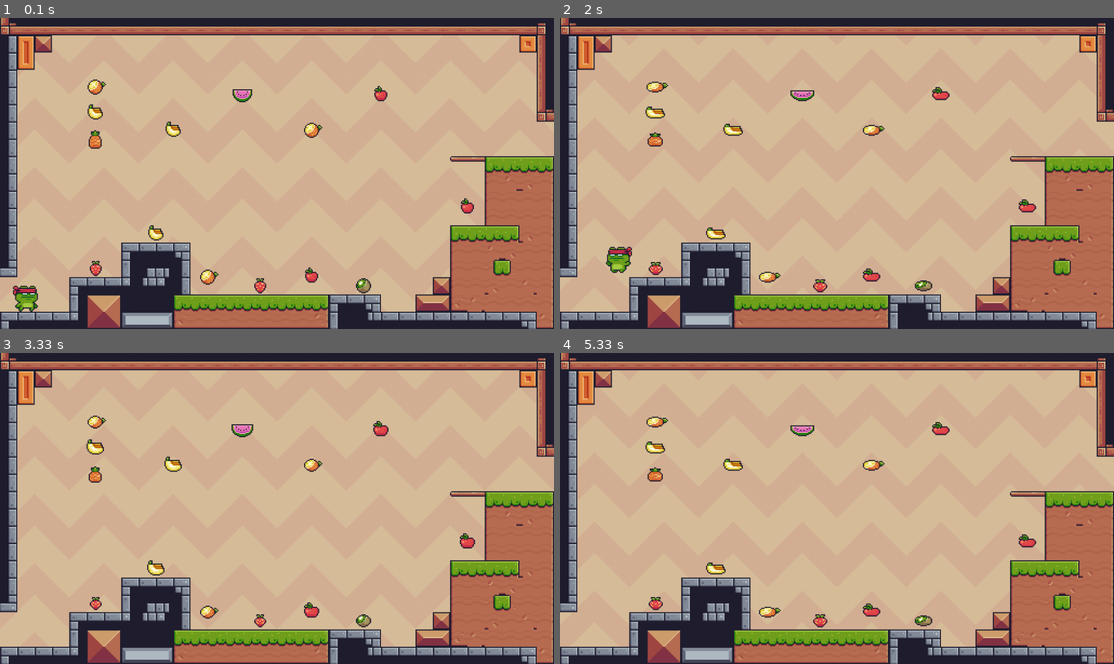
Above: before the commit, frames 1-4 (two rows, left to right).
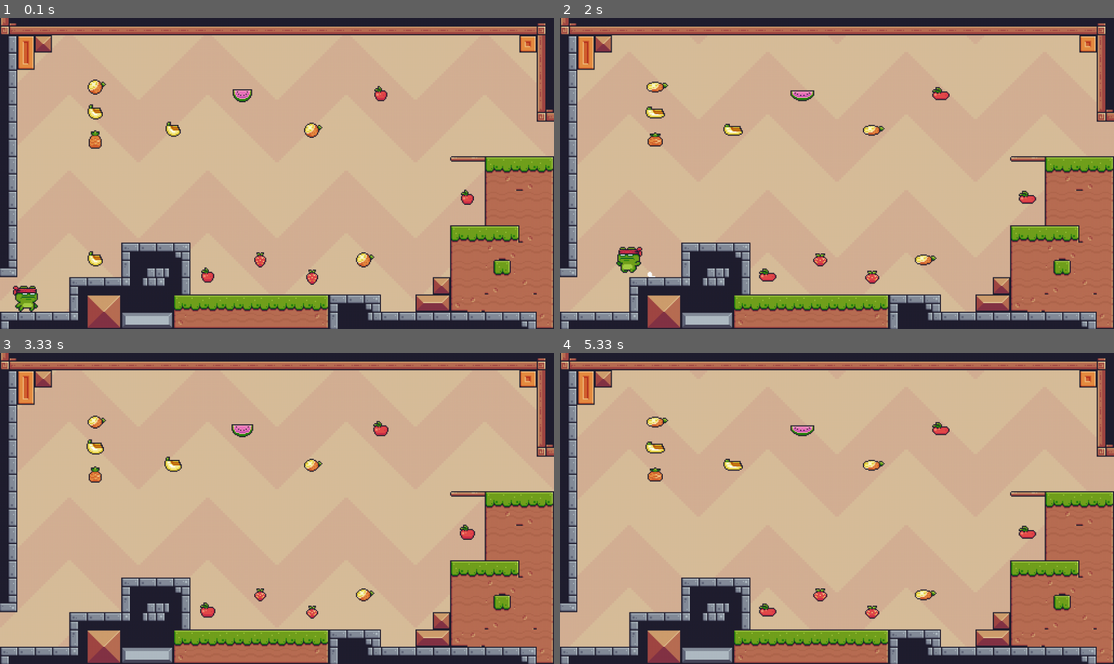
Above: after the commit, the same moments.

Repository: Tung-hehe/pixel-adventure-pygame
Game: pygame game, started from main.py
The game is run twice, just before and just after one commit, with the same random seed, the same clock (stepped at 60 frames per second) and the same inputs.
Inputs:
- Up to frame 1 (0.1 s): no input
- Up to frame 2 (2 s): hold D 0.33-0.8 s; hold W 0.83-1.13 s; hold D 1.17-1.63 s; hold A from 1.67 s (still down)
- Up to frame 3 (3.33 s): release A at 2.2 s; hold A 2.23-2.63 s; hold W 2.67-3.03 s; hold D from 3.07 s (still down)
- Up to frame 4 (5.33 s): release D at 3.7 s

The runs differ from the first frame. In frame 1, 1.0% of the frame differs, in the area x 15-86%, y 55-89%; in frame 2, 1.4%, in the area x 8-86%, y 55-89%; in frame 3, 0.9%; in frame 4, 1.0%.

Commit message:
Add character effect and fruit effect

Diff:
--- a/Data/Backgrounds.json
+++ b/Data/Backgrounds.json
@@ -2,9 +2,9 @@
     "image": {
         "width": 64,
         "height": 64,
-        "scale": 2
+        "scale": 4
     },
     "setting": {
-        "scrollSpeed": 0.02
+        "scrollSpeed": 0.01
     }
 }
--- a/Data/Characters/Common.json
+++ b/Data/Characters/Common.json
@@ -7,7 +7,7 @@
         }
     },
     "settings": {
-        "runSpeed": 5,
+        "runSpeed": 4,
         "gravity": 0.8,
         "wallFriction": 0.7,
         "jumpSpeed": -12,
@@ -17,6 +17,9 @@
         "limitJumpOnAir": 1,
         "jumpOnAirSpeed": [-10],
         "jumpOffWall": -10,
-        "bounceOffWall": 32
+        "bounceOffWall": 32,
+
+        "spawnRunDustFrames": [5, 11],
+        "spawnClingWallDustFrames": [0]
     }
 }
--- /dev/null
+++ b/Data/Effects.json
@@ -0,0 +1,46 @@
+{
+    "Jump": {
+        "animation": {
+            "path": "Assets/Image/Effect/Dust/Jump.png",
+            "width": 34,
+            "height": 32,
+            "scale": 1
+        },
+        "setting": {
+            "animationSpeed": 0.4
+        }
+    },
+    "Land": {
+        "animation": {
+            "path": "Assets/Image/Effect/Dust/Land.png",
+            "width": 104,
+            "height": 40,
+            "scale": 1
+        },
+        "setting": {
+            "animationSpeed": 0.4
+        }
+    },
+    "Run": {
+        "animation": {
+            "path": "Assets/Image/Effect/Dust/Run.png",
+            "width": 14,
+            "height": 10,
+            "scale": 1
+        },
+        "setting": {
+            "animationSpeed": 0.2
+        }
+    },
+    "CollectFruit": {
+        "animation": {
+            "path": "Assets/Image/Effect/Collected.png",
+            "width": 64,
+            "height": 64,
+            "scale": 1
+        },
+        "setting": {
+            "animationSpeed": 0.25
+        }
+    }
+}
--- a/Data/Items/Fruit.json
+++ b/Data/Items/Fruit.json
@@ -3,5 +3,5 @@
     "height": 64,
     "scale": 1,
     "animationSpeed": 0.25,
-    "hitbox": [32, 32]
+    "hitbox": [28, 28]
 }
--- a/Data/Maps/Map_01/Map_01_Fruit.csv
+++ b/Data/Maps/Map_01/Map_01_Fruit.csv
@@ -20,17 +20,17 @@
 -1,-1,-1,-1,-1,-1,-1,-1,-1,-1,-1,-1,-1,-1,-1,-1,-1,-1,-1,-1,-1,-1,-1,-1,-1,-1,-1,-1,-1,-1,-1,-1,-1,-1,-1,-1,-1,-1,-1,-1,-1,-1,-1,-1,-1,-1,-1,-1,-1,-1,-1,-1,-1,-1,-1,-1,-1,-1,-1,-1,-1,-1,-1,-1
 -1,-1,-1,-1,-1,-1,-1,-1,-1,-1,-1,-1,-1,-1,-1,-1,-1,-1,-1,-1,-1,-1,-1,-1,-1,-1,-1,-1,-1,-1,-1,-1,-1,-1,-1,-1,-1,-1,-1,-1,-1,-1,-1,-1,-1,-1,-1,-1,-1,-1,-1,-1,-1,-1,-1,-1,-1,-1,-1,-1,-1,-1,-1,-1
 -1,-1,-1,-1,-1,-1,-1,-1,-1,-1,-1,-1,-1,-1,-1,-1,-1,-1,-1,-1,-1,-1,-1,-1,-1,-1,-1,-1,-1,-1,-1,-1,-1,-1,-1,-1,-1,-1,-1,-1,-1,-1,-1,-1,-1,-1,-1,-1,-1,-1,-1,-1,-1,-1,-1,-1,-1,-1,-1,-1,-1,-1,-1,-1
--1,-1,-1,-1,-1,-1,-1,-1,-1,-1,-1,-1,-1,-1,-1,-1,-1,-1,-1,-1,-1,-1,-1,-1,-1,-1,-1,-1,-1,-1,-1,-1,-1,-1,-1,-1,-1,-1,-1,-1,-1,-1,-1,-1,-1,-1,-1,-1,-1,-1,-1,-1,-1,-1,-1,-1,-1,-1,-1,-1,-1,-1,-1,-1
 -1,-1,-1,-1,-1,-1,-1,-1,-1,-1,-1,-1,-1,-1,-1,-1,-1,-1,-1,-1,-1,-1,-1,-1,-1,-1,-1,-1,-1,-1,-1,-1,-1,-1,-1,-1,-1,-1,-1,-1,-1,-1,-1,-1,-1,-1,-1,-1,-1,-1,-1,-1,0,-1,-1,-1,-1,-1,-1,-1,-1,-1,-1,-1
 -1,-1,-1,-1,-1,-1,-1,-1,-1,-1,-1,-1,-1,-1,-1,-1,-1,-1,-1,-1,-1,-1,-1,-1,-1,-1,-1,-1,-1,-1,-1,-1,-1,-1,-1,-1,-1,-1,-1,-1,-1,-1,-1,-1,-1,-1,-1,-1,-1,-1,-1,-1,-1,-1,-1,-1,-1,-1,-1,-1,-1,-1,-1,-1
 -1,-1,-1,-1,-1,-1,-1,-1,-1,-1,-1,-1,-1,-1,-1,-1,-1,-1,-1,-1,-1,-1,-1,-1,-1,-1,-1,-1,-1,-1,-1,-1,-1,-1,-1,-1,-1,-1,-1,-1,-1,-1,-1,-1,-1,-1,-1,-1,-1,-1,-1,-1,-1,-1,-1,-1,-1,-1,-1,-1,-1,-1,-1,-1
--1,-1,-1,-1,-1,-1,-1,-1,-1,-1,-1,-1,-1,-1,-1,-1,0,-1,-1,-1,-1,-1,-1,-1,-1,-1,-1,-1,-1,-1,-1,-1,-1,-1,-1,-1,-1,-1,-1,-1,-1,-1,-1,-1,-1,-1,-1,-1,-1,-1,-1,-1,-1,-1,-1,-1,-1,-1,-1,-1,-1,-1,-1,-1
 -1,-1,-1,-1,-1,-1,-1,-1,-1,-1,-1,-1,-1,-1,-1,-1,-1,-1,-1,-1,-1,-1,-1,-1,-1,-1,-1,-1,-1,-1,-1,-1,-1,-1,-1,-1,-1,-1,-1,-1,-1,-1,-1,-1,-1,-1,-1,-1,-1,-1,-1,-1,-1,-1,-1,-1,-1,-1,-1,-1,-1,-1,-1,-1
 -1,-1,-1,-1,-1,-1,-1,-1,-1,-1,-1,-1,-1,-1,-1,-1,-1,-1,-1,-1,-1,-1,-1,-1,-1,-1,-1,-1,-1,-1,-1,-1,-1,-1,-1,-1,-1,-1,-1,-1,-1,-1,-1,-1,-1,-1,-1,-1,-1,-1,-1,-1,-1,-1,-1,-1,-1,-1,-1,-1,-1,-1,-1,-1
 -1,-1,-1,-1,-1,-1,-1,-1,-1,-1,-1,-1,-1,-1,-1,-1,-1,-1,-1,-1,-1,-1,-1,-1,-1,-1,-1,-1,-1,-1,-1,-1,-1,-1,-1,-1,-1,-1,-1,-1,-1,-1,-1,-1,-1,-1,-1,-1,-1,-1,-1,-1,-1,-1,-1,-1,-1,-1,-1,-1,-1,-1,-1,-1
--1,-1,-1,-1,-1,-1,-1,-1,-1,0,-1,-1,-1,-1,-1,-1,-1,-1,-1,-1,-1,-1,-1,-1,-1,-1,-1,-1,-1,-1,-1,-1,-1,-1,-1,-1,-1,-1,-1,-1,-1,-1,-1,-1,-1,-1,-1,-1,-1,-1,-1,-1,-1,-1,-1,-1,-1,-1,-1,-1,-1,-1,-1,-1
+-1,-1,-1,-1,-1,-1,-1,-1,-1,-1,-1,-1,-1,-1,-1,-1,-1,-1,-1,-1,-1,-1,-1,-1,-1,-1,-1,-1,-1,-1,-1,-1,-1,-1,-1,-1,-1,-1,-1,-1,-1,-1,-1,-1,-1,-1,-1,-1,-1,-1,-1,-1,-1,-1,-1,-1,-1,-1,-1,-1,-1,-1,-1,-1
+-1,-1,-1,-1,-1,-1,-1,-1,-1,0,-1,-1,-1,-1,-1,-1,-1,-1,-1,-1,-1,-1,-1,-1,-1,-1,-1,-1,0,-1,-1,-1,-1,-1,-1,-1,-1,-1,-1,-1,0,-1,-1,-1,-1,-1,-1,-1,-1,-1,-1,-1,-1,-1,-1,-1,-1,-1,-1,-1,-1,-1,-1,-1
+-1,-1,-1,-1,-1,-1,-1,-1,-1,-1,-1,-1,-1,-1,-1,-1,-1,-1,-1,-1,-1,-1,-1,-1,-1,-1,-1,-1,-1,-1,-1,-1,-1,-1,-1,-1,-1,-1,-1,-1,-1,-1,-1,-1,-1,-1,-1,-1,-1,-1,-1,-1,-1,-1,-1,-1,-1,-1,-1,-1,-1,-1,-1,-1
 -1,-1,-1,-1,-1,-1,-1,-1,-1,-1,-1,-1,-1,-1,-1,-1,-1,-1,-1,-1,-1,-1,0,-1,-1,-1,-1,-1,-1,-1,-1,-1,-1,-1,0,-1,-1,-1,-1,-1,-1,-1,-1,-1,-1,-1,-1,-1,-1,-1,-1,-1,-1,-1,-1,-1,-1,-1,-1,-1,-1,-1,-1,-1
--1,-1,-1,-1,-1,-1,-1,-1,-1,-1,-1,-1,-1,-1,-1,-1,-1,-1,-1,-1,-1,-1,-1,-1,-1,-1,-1,-1,0,-1,-1,-1,-1,-1,-1,-1,-1,-1,-1,-1,0,-1,-1,-1,-1,-1,-1,-1,-1,-1,-1,-1,-1,-1,-1,-1,-1,-1,-1,-1,-1,-1,-1,-1
 -1,-1,-1,-1,-1,-1,-1,-1,-1,-1,-1,-1,-1,-1,-1,-1,-1,-1,-1,-1,-1,-1,-1,-1,-1,-1,-1,-1,-1,-1,-1,-1,-1,-1,-1,-1,-1,-1,-1,-1,-1,-1,-1,-1,-1,-1,-1,-1,-1,-1,-1,-1,-1,-1,-1,-1,-1,-1,-1,-1,-1,-1,-1,-1
 -1,-1,-1,-1,-1,-1,-1,-1,-1,-1,-1,-1,-1,-1,-1,-1,-1,-1,-1,-1,-1,-1,-1,-1,-1,-1,-1,-1,-1,-1,-1,-1,-1,-1,-1,-1,-1,-1,-1,-1,-1,-1,-1,-1,-1,-1,-1,-1,-1,-1,-1,-1,-1,-1,-1,-1,-1,-1,-1,-1,-1,-1,-1,-1
 -1,-1,-1,-1,-1,-1,-1,-1,-1,-1,-1,-1,-1,-1,-1,-1,-1,-1,-1,-1,-1,-1,-1,-1,-1,-1,-1,-1,-1,-1,-1,-1,-1,-1,-1,-1,-1,-1,-1,-1,-1,-1,-1,-1,-1,-1,-1,-1,-1,-1,-1,-1,-1,-1,-1,-1,-1,-1,-1,-1,-1,-1,-1,-1
+-1,-1,-1,-1,-1,-1,-1,-1,-1,-1,-1,-1,-1,-1,-1,-1,-1,-1,-1,-1,-1,-1,-1,-1,-1,-1,-1,-1,-1,-1,-1,-1,-1,-1,-1,-1,-1,-1,-1,-1,-1,-1,-1,-1,-1,-1,-1,-1,-1,-1,-1,-1,-1,-1,-1,-1,-1,-1,-1,-1,-1,-1,-1,-1
--- a/Source/GameObjects/character.py
+++ b/Source/GameObjects/character.py
@@ -1,16 +1,26 @@
 import pygame
 
-from Source.Utils import CharacterData
+from .effect import Effect
+from Source.Utils import (
+    CharacterData,
+    EffectData
+)
 from Source.enums import (
     CharacterStatus,
     CharacterFacing,
     CharacterRelativePosition,
+    EffectName,
 )
 
 
 class Character(pygame.sprite.Sprite):
 
-    def __init__(self, position: tuple, startState: dict, data: CharacterData) -> None:
+    def __init__(self,
+            position: tuple,
+            startState: dict,
+            data: CharacterData,
+            effectsData: dict[EffectName: EffectData]
+        ) -> None:
         super().__init__()
         self.data = data
         # Player status
@@ -19,6 +29,8 @@
         self.facing = CharacterFacing[startState["facing"]]
         self.relativePosition = CharacterRelativePosition[startState["relativePosition"]]
         self.trackingPosition = position
+        self.effectsData = effectsData
+        self.effects = pygame.sprite.Group()
         # Player image
         self.frameIndex = 0
         self.image = self.data.animations[self.status][self.frameIndex]
@@ -51,6 +63,8 @@
     def jump(self) -> None:
         if self.relativePosition == CharacterRelativePosition.OnAir:
             if self.status == CharacterStatus.Fall and self.jumpOnAirCount < self.data.limitJumpOnAir:
+                if self.status != CharacterStatus.JumpOnAir:
+                    self.effects.add(Effect(self.rect.midbottom, self.effectsData[EffectName.Jump]))
                 self.status = CharacterStatus.JumpOnAir
                 self.velocity.y = self.data.jumpOnAirSpeed[self.jumpOnAirCount]
                 self.jumpOnAirCount += 1
@@ -59,11 +73,23 @@
                 if self.facing == CharacterFacing.Left:
                     self.facing = CharacterFacing.Right
                     self.velocity.x = self.data.bounceOffWall
+                    relativePosition = 'midleft'
+                    rotation = -90
                 else:
                     self.facing = CharacterFacing.Left
                     self.velocity.x = - self.data.bounceOffWall
+                    relativePosition = 'midright'
+                    rotation = 90
+                self.effects.add(Effect(
+                    position=getattr(self.hitbox, relativePosition),
+                    effectData=self.effectsData[EffectName.Jump],
+                    relativePosition=relativePosition,
+                    rotation=rotation
+                ))
                 self.velocity.y = self.data.jumpOffWall
             else:
+                if self.status != CharacterStatus.Jump:
+                    self.effects.add(Effect(self.rect.midbottom, self.effectsData[EffectName.Jump]))
                 self.velocity.y = self.data.jumpSpeed
         return None
 
@@ -76,13 +102,46 @@
                 self.status = CharacterStatus.Fall
             elif self.relativePosition == CharacterRelativePosition.OnWall:
                 self.status = CharacterStatus.ClingWall
+                if self.frameIndex in self.data.spawnClingWallDustFrames:
+                    if self.facing == CharacterFacing.Left:
+                        relativePosition = 'topleft'
+                        rotation = -90
+                    else:
+                        relativePosition = 'topright'
+                        rotation = 90
+                    self.effects.add(Effect(
+                        getattr(self.hitbox, relativePosition),
+                        self.effectsData[EffectName.Run],
+                        relativePosition=relativePosition,
+                        rotation=rotation
+                    ))
         else:
             if self.velocity.x != 0:
                 if self.relativePosition == CharacterRelativePosition.OnGround:
+                    if self.status == CharacterStatus.Fall:
+                        self.effects.add(Effect(
+                            self.rect.midbottom,
+                            self.effectsData[EffectName.Land],
+                        ))
                     self.status = CharacterStatus.Run
+                    if self.frameIndex in self.data.spawnRunDustFrames:
+                        if self.facing == CharacterFacing.Right:
+                            relativePosition = 'bottomleft'
+                        else:
+                            relativePosition = 'bottomright'
+                        self.effects.add(Effect(
+                            getattr(self.hitbox, relativePosition),
+                            self.effectsData[EffectName.Run],
+                            relativePosition=relativePosition,
+                        ))
                 elif self.relativePosition == CharacterRelativePosition.OnWall:
                     self.status = CharacterStatus.ClingWall
             else:
+                if self.status == CharacterStatus.Fall:
+                    self.effects.add(Effect(
+                        self.rect.midbottom,
+                        self.effectsData[EffectName.Land]
+                    ))
                 self.status = CharacterStatus.Idle
         return None
 
@@ -119,4 +178,5 @@
         self.handleEvent()
         self.updateStatus()
         self.updateImage()
+        self.effects.update()
         return None
--- /dev/null
+++ b/Source/GameObjects/effect.py
@@ -0,0 +1,37 @@
+import pygame
+
+from Source.Utils import EffectData
+
+
+class Effect(pygame.sprite.Sprite):
+
+    def __init__(self,
+            position: tuple,
+            effectData: EffectData,
+            relativePosition: str = "midbottom",
+            rotation: int = 0,
+            loop: int = 1,
+        ) -> None:
+        super().__init__()
+        self.loop = loop
+        self.data = effectData
+        self.rotation = rotation
+        self.image = self.data.animation[0]
+        self.frameIndex = 0
+        self.rect = self.image.get_rect(**{relativePosition: position})
+        return None
+
+    def updateImage(self) -> None:
+        self.frameIndex += self.data.setting['animationSpeed']
+        if self.frameIndex >= len(self.data.animation):
+            self.frameIndex = 0
+            self.loop -= 1
+        self.image = self.data.animation[int(self.frameIndex)]
+        self.image = pygame.transform.rotate(self.image, self.rotation)
+        return None
+
+    def update(self) -> None:
+        self.updateImage()
+        if self.loop == 0:
+            self.kill()
+        return None
--- a/Source/GameObjects/game.py
+++ b/Source/GameObjects/game.py
@@ -39,7 +39,8 @@
             tilesetData=self.data.tilesets,
             playerData=self.data.characters[random.choice(list(CharacterName))],
             backgroundData=self.data.backgrounds[random.choice(list(BackgroundName))],
-            fruitsData=self.data.fruits
+            fruitsData=self.data.fruits,
+            effectData = self.data.effects,
         )
         self.clock = pygame.time.Clock()
 
--- a/Source/GameObjects/map.py
+++ b/Source/GameObjects/map.py
@@ -5,6 +5,7 @@
 
 from .background import Background
 from .character import Character
+from .effect import Effect
 from .fruit import Fruit
 from .tile import (
     Tile,
@@ -15,12 +16,15 @@
 from Source.Utils import (
     BackgroundData,
     CharacterData,
+    Collition,
+    EffectData,
     FruitData,
-    TilesetData
+    TilesetData,
 )
 from Source.enums import (
     CharacterStatus,
     CharacterRelativePosition,
+    EffectName,
     FruitName,
     TilesetName
 )
@@ -33,9 +37,10 @@
             playerData: CharacterData,
             tilesetData: dict[TilesetName, TilesetData],
             backgroundData: BackgroundData,
-            fruitsData: dict[FruitName: FruitData]
+            fruitsData: dict[FruitName: FruitData],
+            effectData: dict[EffectName: EffectData]
         ) -> None:
-        self.setupMap(playerData, mapData, tilesetData, fruitsData)
+        self.setupMap(playerData, mapData, tilesetData, fruitsData, effectData)
         self.background = Background(backgroundData)
         return None
 
@@ -43,17 +48,23 @@
             playerData: CharacterData,
             mapData: dict,
             tilesetData: dict[TilesetName, TilesetData],
-            fruitsData: dict[FruitName: FruitData]
+            fruitsData: dict[FruitName: FruitData],
+            effectData: dict[EffectName: EffectData]
         ) -> None:
         self.staticTiles = pygame.sprite.Group()
         self.fruits = pygame.sprite.Group()
+        self.collectFruitEffects = pygame.sprite.Group()
+        self.collectFruitData = effectData[EffectName.CollectFruit]
         for layer in mapData['layers']:
             if layer["type"] == "Tile":
                 tileset = tilesetData[TilesetName(layer['tileset'])]
                 for rowIndex, row in enumerate(layer['data']):
                     for colIndex, tileIndex in enumerate(row):
                         if tileIndex == -1: continue
-                        position = (colIndex * mapData['tileWidth'], (rowIndex + 1) * mapData['tileHeight'])
+                        position = (
+                            colIndex * mapData['tileWidth'],
+                            (rowIndex + 1) * mapData['tileHeight']
+                        )
                         if layer['class'] == 'StaticTile':
                             tile = StaticTile(
                                 position=position,
@@ -77,22 +88,44 @@
                     elif len(coordinateX) == 1 and len(coordinateY) == 1:
                         coordinateX = coordinateX[0]
                         coordinateY = coordinateY[0]
-                        position = (coordinateX * mapData['tileWidth'], (coordinateY + 1) * mapData['tileHeight'])
+                        position = (
+                            coordinateX * mapData['tileWidth'],
+                            (coordinateY + 1) * mapData['tileHeight']
+                        )
                         self.player = pygame.sprite.GroupSingle()
-                        self.player.add(Character(position=position, startState=layer["startState"], data=playerData))
+                        self.player.add(
+                            Character(
+                                position=position,
+                                startState=layer["startState"],
+                                data=playerData,
+                                effectsData={
+                                    k: effectData[k] for k in [
+                                        EffectName.Run,
+                                        EffectName.Jump,
+                                        EffectName.Land
+                                    ]
+                                }
+                            )
+                        )
                     else:
                         pass
                 elif layer['class'] == "Fruit":
                     for rowIndex, row in enumerate(layer['data']):
                         for colIndex, tileIndex in enumerate(row):
                             if tileIndex == -1: continue
-                            position = (colIndex * mapData['tileWidth'], (rowIndex + 1) * mapData['tileHeight'])
+                            position = (
+                                colIndex * mapData['tileWidth'],
+                                (rowIndex + 1) * mapData['tileHeight']
+                            )
                             self.fruits.add(Fruit(position, fruitsData[random.choice(list(FruitName))]))
         return None
 
     def handlePlayerHorizontalMovementCollision(self) -> list[Tile]:
         self.player.sprite.horizontalMove()
-        horizontalCollisionTiles = [tile for tile in self.staticTiles.sprites() if tile.isCollide(self.player.sprite)]
+        horizontalCollisionTiles = [
+            tile for tile in self.staticTiles.sprites()
+            if tile.isCollide(self.player.sprite)
+        ]
         canCling = False
         for tile in horizontalCollisionTiles:
             if tile.canCling:
@@ -121,6 +154,18 @@
                 self.player.sprite.velocity.y = 0
         return verticalColitionTiles
 
+    def collectFruit(self) -> None:
+        for fruit in self.fruits.sprites():
+            if Collition.rectCollision(self.player.sprite.hitbox, fruit.hitbox):
+                # NOTE. Add score here
+                self.collectFruitEffects.add(Effect(
+                    position=fruit.hitbox.center,
+                    effectData=self.collectFruitData,
+                    relativePosition='center'
+                ))
+                fruit.kill()
+        return None
+
     def handlePlayerMovementCollision(self) -> None:
         self.player.sprite.trackingPosition = self.player.sprite.hitbox.midbottom
         canCling, horizontalCollisionTiles = self.handlePlayerHorizontalMovementCollision()
@@ -134,6 +179,8 @@
             ):
                 self.player.sprite.velocity.y = 0
                 self.player.sprite.relativePosition = CharacterRelativePosition.OnWall
+            elif not verticalColitionTiles and not canCling:
+                self.player.sprite.relativePosition = CharacterRelativePosition.OnAir
         elif not verticalColitionTiles:
             self.player.sprite.relativePosition = CharacterRelativePosition.OnAir
         return None
@@ -141,13 +188,17 @@
     def draw(self, screen) -> None:
         self.background.draw(screen)
         self.staticTiles.draw(screen)
+        self.fruits.draw(screen)
         self.player.draw(screen)
-        self.fruits.draw(screen)
+        self.player.sprite.effects.draw(screen)
+        self.collectFruitEffects.draw(screen)
         return None
 
     def update(self) -> None:
         self.background.scroll()
         self.handlePlayerMovementCollision()
+        self.collectFruit()
         self.player.update()
         self.fruits.update()
-        return None
+        self.collectFruitEffects.update()
+        return None
--- a/Source/Utils/__init__.py
+++ b/Source/Utils/__init__.py
@@ -2,6 +2,7 @@
 from .gameData import (
     BackgroundData,
     CharacterData,
+    EffectData,
     FruitData,
     GameData,
     TilesetData,
--- a/Source/Utils/gameData.py
+++ b/Source/Utils/gameData.py
@@ -7,9 +7,26 @@
     BackgroundName,
     CharacterName,
     CharacterStatus,
+    EffectName,
     FruitName,
     TilesetName,
 )
+
+
+class EffectData:
+
+    def __init__(self,
+            rootPath: Path,
+            effectData: dict[str, dict]
+        ) -> None:
+        self.animation = Utils.getSurfaceListFromSpritesheets(
+            path=rootPath / effectData['animation']['path'],
+            width=effectData['animation']['width'],
+            height=effectData['animation']['height'],
+            scale=effectData['animation']['scale']
+        )
+        self.setting = effectData['setting']
+        return None
 
 
 class CharacterData:
@@ -17,7 +34,7 @@
     def __init__(self,
             rootPath: Path,
             characterName: CharacterName,
-            commonCharatersSetting: dict[str, dict]
+            commonCharatersSetting: dict[str, dict],
         ) -> None:
         dataDict = Utils.readJSONFile(rootPath/f'Data/Characters/{characterName.value}.json')
         for k, v in commonCharatersSetting['assets']['animations'].items():
@@ -96,39 +113,49 @@
 class GameData:
 
     def __init__(self, rootPath: Path) -> None:
-        self.getCharacterData(rootPath=rootPath)
-        self.getTilesetData(rootPath=rootPath)
-        self.getBackgroundData(rootPath=rootPath)
-        self.getFruitData(rootPath=rootPath)
+        self.characters = self.getCharacterData(rootPath=rootPath)
+        self.tilesets = self.getTilesetData(rootPath=rootPath)
+        self.backgrounds = self.getBackgroundData(rootPath=rootPath)
+        self.fruits = self.getFruitData(rootPath=rootPath)
+        self.effects = self.getEffectData(rootPath=rootPath)
         return None
 
-    def getCharacterData(self,rootPath: Path) -> None:
+    def getCharacterData(self,
+            rootPath: Path,
+        ) -> dict[CharacterName, CharacterData]:
         commonCharatersSetting = Utils.readJSONFile(rootPath/f'Data/Characters/Common.json')
-        self.characters = {
+        characters = {
             characterName: CharacterData(rootPath, characterName, commonCharatersSetting)
             for characterName in CharacterName
         }
-        return None
+        return characters
 
-    def getTilesetData(self, rootPath: Path) -> None:
-        self.tilesets = {
+    def getTilesetData(self, rootPath: Path) -> dict[TilesetName, TilesetData]:
+        tilesets = {
             tilesetName: TilesetData(rootPath, tilesetName)
             for tilesetName in TilesetName
         }
-        return None
+        return tilesets
 
-    def getBackgroundData(self, rootPath: Path) -> None:
+    def getBackgroundData(self, rootPath: Path) -> dict[BackgroundName, BackgroundData]:
         backgroundSettings = Utils.readJSONFile(rootPath/f'Data/Backgrounds.json')
-        self.backgrounds = {
+        backgrounds = {
             backgroundName: BackgroundData(rootPath, backgroundName, backgroundSettings)
             for backgroundName in BackgroundName
         }
-        return None
+        return backgrounds
 
-    def getFruitData(self, rootPath: Path) -> None:
+    def getFruitData(self, rootPath: Path) -> dict[FruitName, FruitData]:
         fruitSetting = Utils.readJSONFile(rootPath/f'Data/Items/Fruit.json')
-        self.fruits = {
+        fruits = {
             fruitName: FruitData(rootPath, fruitName, fruitSetting)
             for fruitName in FruitName
         }
-        return None
+        return fruits
+
+    def getEffectData(self, rootPath: Path) -> dict[EffectName, EffectData]:
+        effectData = Utils.readJSONFile(rootPath/f'Data/Effects.json')
+        effects = {
+            EffectName[k]: EffectData(rootPath, v) for k, v  in effectData.items()
+        }
+        return effects
--- a/Source/enums.py
+++ b/Source/enums.py
@@ -52,6 +52,12 @@
     Pineapple = 'Pineapple'
     Strawberry = 'Strawberry'
 
+class EffectName(Enum):
+    Run = "Run"
+    Jump = "Jump"
+    Land = "Land"
+    CollectFruit = "CollectFruit"
+
 
 class EnemyName(Enum):
     AngryPig = 'AngryPig'
Renamed: Assets/Image/Items/Fruits/Collected.png -> Assets/Image/Effect/Collected.png
Binary file added: Assets/Image/Effect/Dust/Jump.png
Binary file added: Assets/Image/Effect/Dust/Land.png
Binary file added: Assets/Image/Effect/Dust/Run.png
